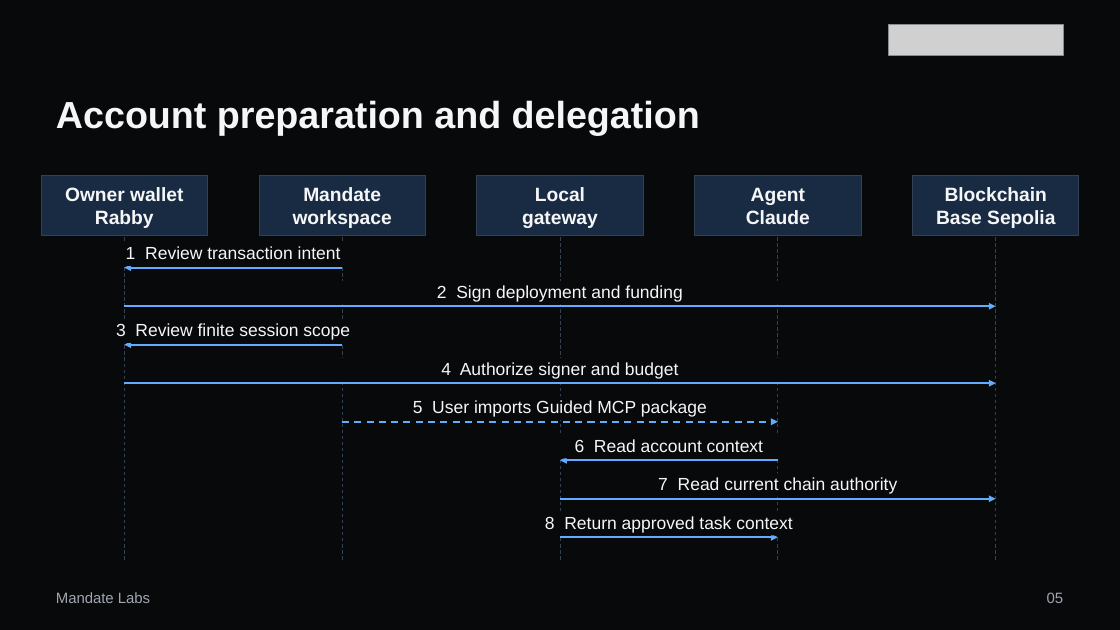
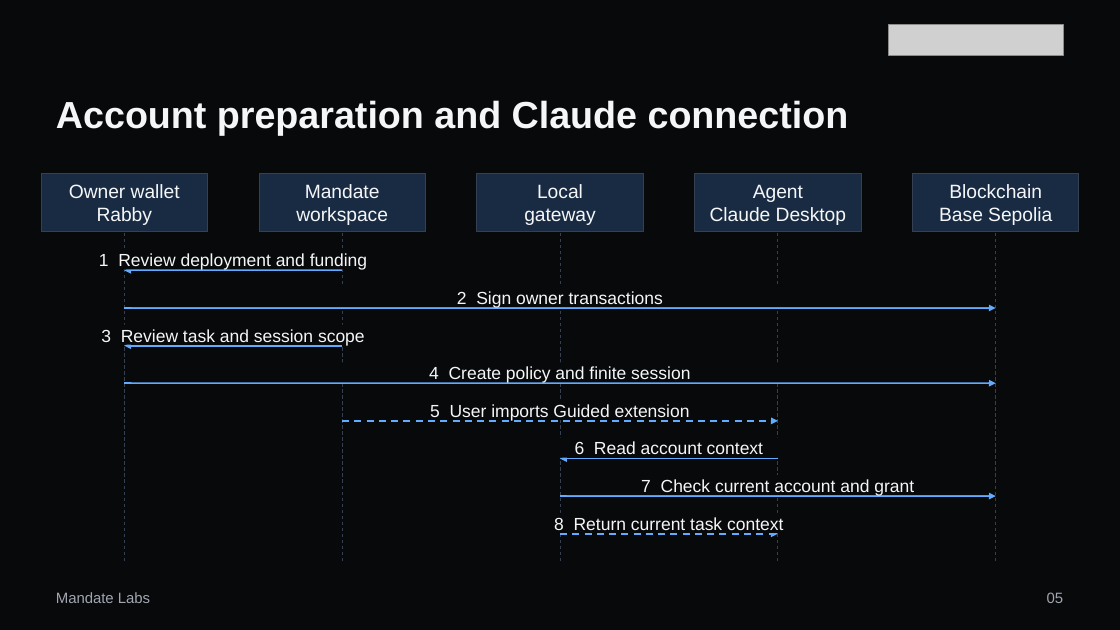
Before and after one commit to MandateLabs666/mandate-wallet, a slide deck: slide 5 of competition/submission-2026-10-20/presentation/mandate-wallet-10min-final.pptx. Drawn at 1120x630 pixels with LibreOffice and Linux fonts; fonts in the diff are those of the drawing; grey boxes stand for pictures. Boxes give left, top, right and bottom in pixels: in the first picture for what was removed or moved away, otherwise in the second. Text is boxed around its words. In the diff, an @@ line names an element or a change of style, - is before the commit and + after.

```diff
--- a/competition/submission-2026-10-20/presentation/mandate-wallet-10min-final.pptx
+++ b/competition/submission-2026-10-20/presentation/mandate-wallet-10min-final.pptx
@@ text at bbox=[56, 100, 849, 136]: text changed @@
-Account preparation and delegation
+Account preparation and Claude connection
@@ bold off in 4 elements at bbox=[41, 173, 208, 232], bbox=[259, 173, 425, 232], bbox=[477, 173, 644, 232], bbox=[912, 173, 1079, 232] @@
@@ text in rectangle at bbox=[710, 207, 846, 225]: text changed; bold off @@
-Claude
+Claude Desktop
@@ text in rectangle at bbox=[753, 184, 803, 202]: bold off in "Agent" @@
@@ line moved from (124, 237) - (124, 561) to (124, 233) - (124, 562) @@
@@ line moved from (342, 237) - (342, 561) to (342, 233) - (342, 562) @@
@@ line moved from (560, 237) - (560, 561) to (560, 233) - (560, 562) @@
@@ line moved from (778, 237) - (778, 561) to (778, 233) - (778, 562) @@
@@ line moved from (996, 237) - (996, 561) to (996, 233) - (996, 562) @@
@@ text at bbox=[99, 253, 367, 271]: text changed @@
-1 Review transaction intent
+1 Review deployment and funding
@@ text at bbox=[457, 291, 663, 309]: text changed @@
-2 Sign deployment and funding
+2 Sign owner transactions
@@ text at bbox=[101, 329, 365, 346]: text changed @@
-3 Review finite session scope
+3 Review task and session scope
@@ text at bbox=[429, 366, 690, 384]: text changed @@
-4 Authorize signer and budget
+4 Create policy and finite session
@@ text at bbox=[430, 404, 690, 422]: text changed @@
-5 User imports Guided MCP package
+5 User imports Guided extension
@@ text "6 Read account context" rewrapped from bbox=[575, 439, 763, 452] to bbox=[575, 441, 763, 459] @@
@@ text at bbox=[641, 479, 914, 497]: text changed @@
-7 Read current chain authority
+7 Check current account and grant
@@ text at bbox=[554, 517, 783, 534]: text changed @@
-8 Return approved task context
+8 Return current task context
@@ arrow moved from (560, 538) - (778, 538) to (560, 534) - (778, 534) @@
@@ arrow (560, 534) - (778, 534): stroke #62ACFF 1.5 pt to #62ACFF 1.5 pt dashed @@
```
Also in this commit, not shown: 6 other slides changed, 6 slides added, 6 slides removed, 13 other files.
